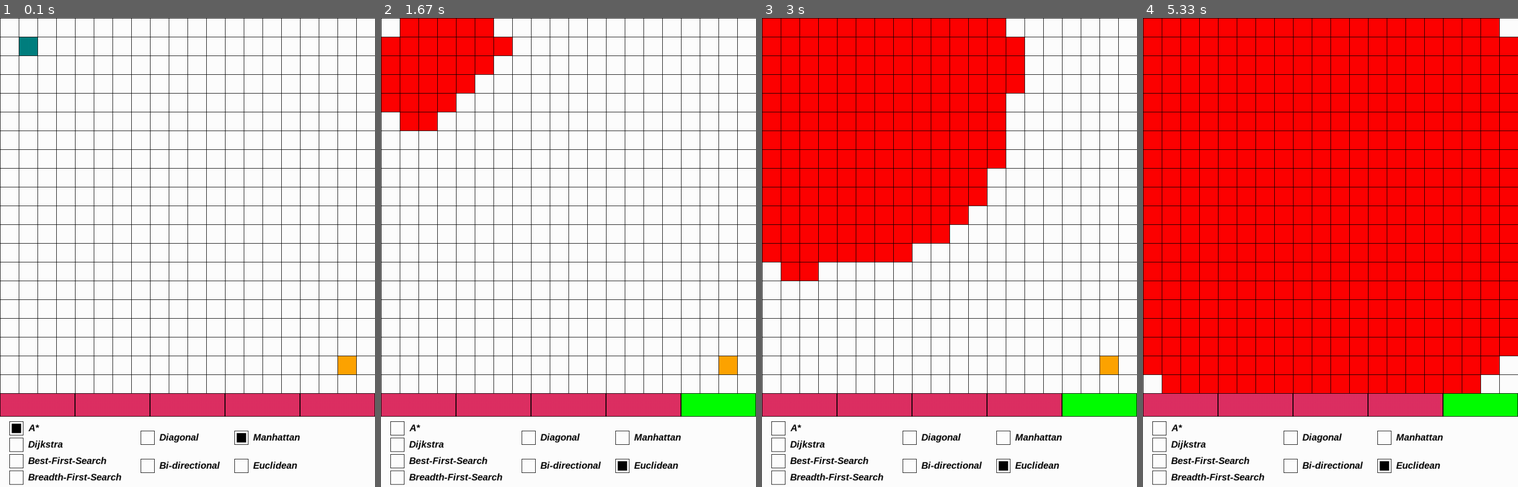
Above: before the commit, frames 1-4 (left to right).
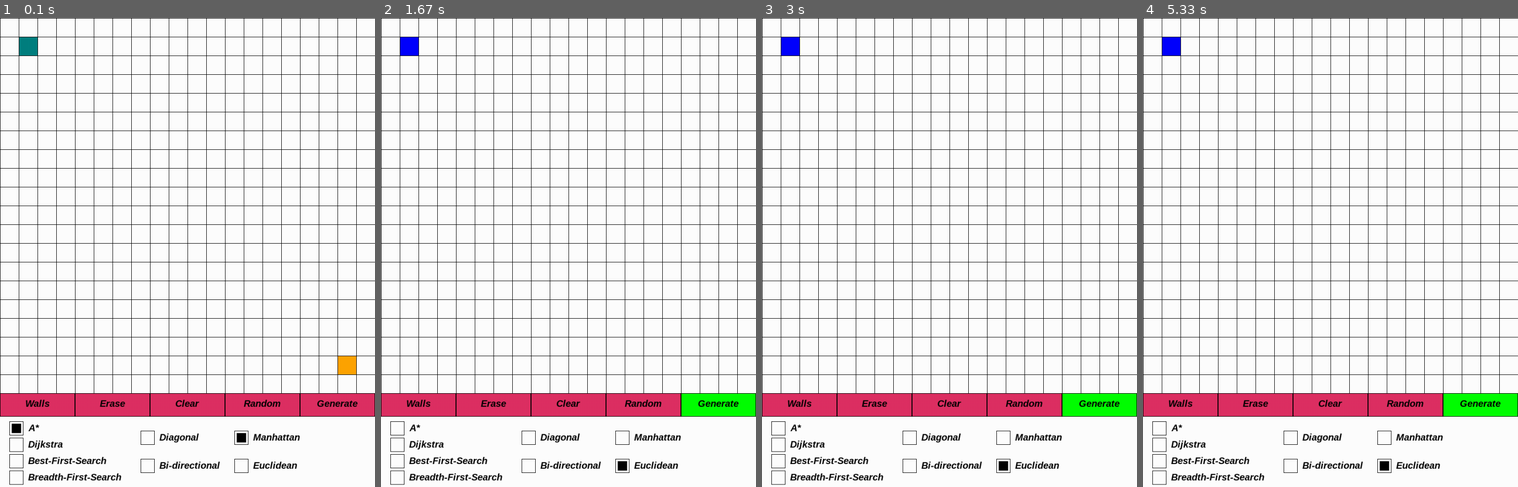
Above: after the commit, the same moments.

Repository: AllanMildzi/Pathfinder_pygame
Game: pygame game, started from main.py
Two runs of this game, one before a commit and one after it. Both use one fixed random seed, a clock stepped at 60 frames per second and the inputs below.
Inputs (mouse positions are in pixels of both pictures, inside the frame that each line leads up to):
- Up to frame 1 (0.1 s): no input
- Up to frame 2 (1.67 s): click (411, 46) at 0.38 s; press the mouse at (621, 463) at 0.7 s; move the mouse to (609, 407) at 0.8 s; release the mouse at (598, 350) at 0.93 s; press the mouse at (396, 426) at 1.03 s; move the mouse to (456, 290) at 1.13 s; release the mouse at (516, 154) at 1.27 s; click (718, 402) at 1.38 s, where only the run after the commit has a clickable "Generate"
- Up to frame 3 (3 s): no input
- Up to frame 4 (5.33 s): no input

The runs differ from the first frame. In frame 1, 0.4% of the frame differs, in the area x 6-96%, y 81-83%; in frame 2, 6.1%; in frame 3, 31%; in frame 4, 75%, in the area x 0-100%, y 0-83%.

Commit message:
Added text on buttons and made possible to move only start node

Diff:
--- a/main.py
+++ b/main.py
@@ -48,6 +48,8 @@
         pygame.draw.rect(win, CERISE, (self.x + 1, HEIGTH - 199, WIDTH / 5 - 2, 48))
         if self.isPressed == True:
             pygame.draw.rect(win, GREEN, (self.x + 1, HEIGTH - 199, WIDTH / 5 - 2, 48))
+        text = font.render(self.text, 1, (0, 0, 0))
+        win.blit(text, (self.x + WIDTH / 10 - (text.get_width() / 2), HEIGTH - 190))
 
 
 
@@ -226,6 +228,7 @@
     start = Node(None, (1, 1))
     end = Node(None, (board.rows - 2, board.columns - 2))
     path = None
+    can_move = False
 
     while run:
         clock.tick(FPS)
@@ -295,24 +298,33 @@
         pygame.display.update()
 
 
-        mouseInput = pygame.mouse.get_pressed()
+        mouse_inputs = pygame.mouse.get_pressed()
 
         for row in range(board.rows):
             for col in range(board.columns):
                 rect = pygame.Rect(col * board.width +1, row * board.width +1, math.ceil(board.width -1), math.ceil(board.width -1))
-                if mouseInput[0] and rect.collidepoint(pygame.mouse.get_pos()):
+                if (mouse_inputs[0] and (start.get_node_rect(board.width).collidepoint(pygame.mouse.get_pos()) or
+                end.get_node_rect(board.width).collidepoint(pygame.mouse.get_pos()))):
+                    can_move = True
+                elif not mouse_inputs[0]:
+                    can_move = False
+
+                if can_move and rect.collidepoint(pygame.mouse.get_pos()):
+                    start.position = (pygame.mouse.get_pos()[1] // int(board.width), pygame.mouse.get_pos()[0] // int(board.width))
+                    end.position = (pygame.mouse.get_pos()[1] // int(board.width), pygame.mouse.get_pos()[0] // int(board.width))
+                if mouse_inputs[0] and rect.collidepoint(pygame.mouse.get_pos()):
                     if board.graph[row][col] == "empty" and buttonsList[0].isPressed:
                         board.place_walls(row, col)
                     if board.graph[row][col] == "wall" and buttonsList[1].isPressed:
                         board.clear_walls(row, col)
 
-                if mouseInput[0] and buttonsList[2].buttonRect.collidepoint(pygame.mouse.get_pos()):
+                if mouse_inputs[0] and buttonsList[2].buttonRect.collidepoint(pygame.mouse.get_pos()):
                     board.clear_walls(row, col)
                     buttonsList[2].isPressed = False
-                if mouseInput[0] and buttonsList[3].buttonRect.collidepoint(pygame.mouse.get_pos()):
+                if mouse_inputs[0] and buttonsList[3].buttonRect.collidepoint(pygame.mouse.get_pos()):
                     board.clear_walls(row, col)
                     buttonsList[3].isPressed = False
-                if mouseInput[0] and buttonsList[4].buttonRect.collidepoint(pygame.mouse.get_pos()):
+                if mouse_inputs[0] and buttonsList[4].buttonRect.collidepoint(pygame.mouse.get_pos()):
                     if algorithm == "A*":
                         path = a_star(board.graph,
                                             board.width,
